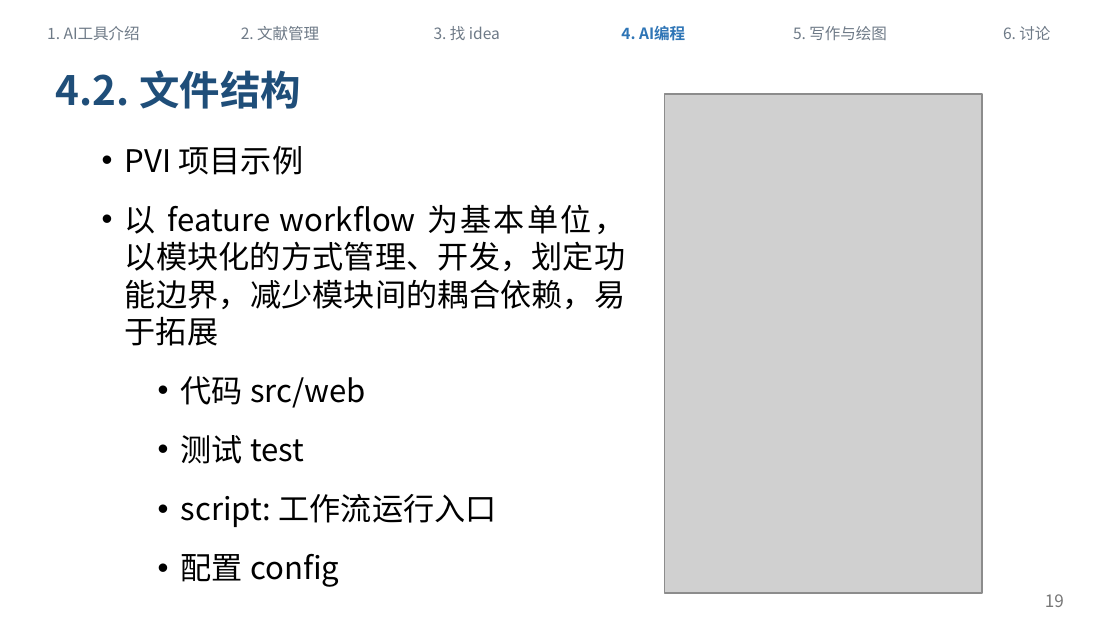
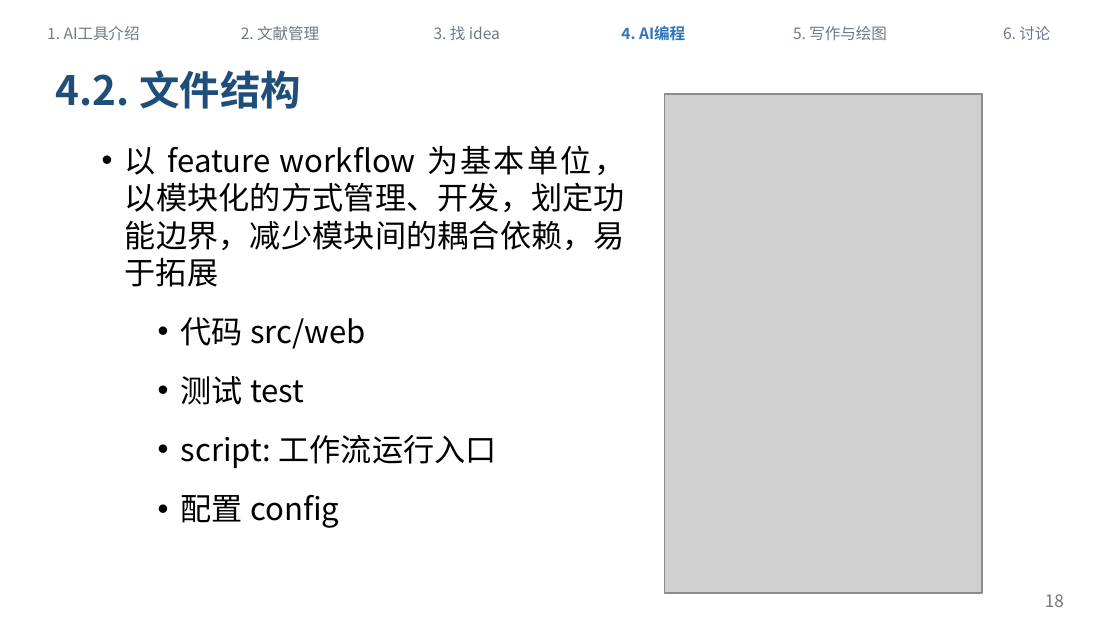
Before and after one commit to sicilyala/ai_sharing, a slide deck: slide 18 of docs/ai-workflow-sharing-v1.pptx (slide 19 before the commit). Drawn at 1120x630 pixels with LibreOffice and Linux fonts; fonts in the diff are those of the drawing; grey boxes stand for pictures. Boxes give left, top, right and bottom in pixels: in the first picture for what was removed or moved away, otherwise in the second. Text is boxed around its words. In the diff, an @@ line names an element or a change of style, - is before the commit and + after.

```diff
--- a/docs/ai-workflow-sharing-v1.pptx
+++ b/docs/ai-workflow-sharing-v1.pptx
@@ text at [125,146,304,175]: paragraph removed @@
-• PVI 项目示例
```
Also in this commit, not shown: 9 other slides changed, 1 slide removed, 7 other files.
